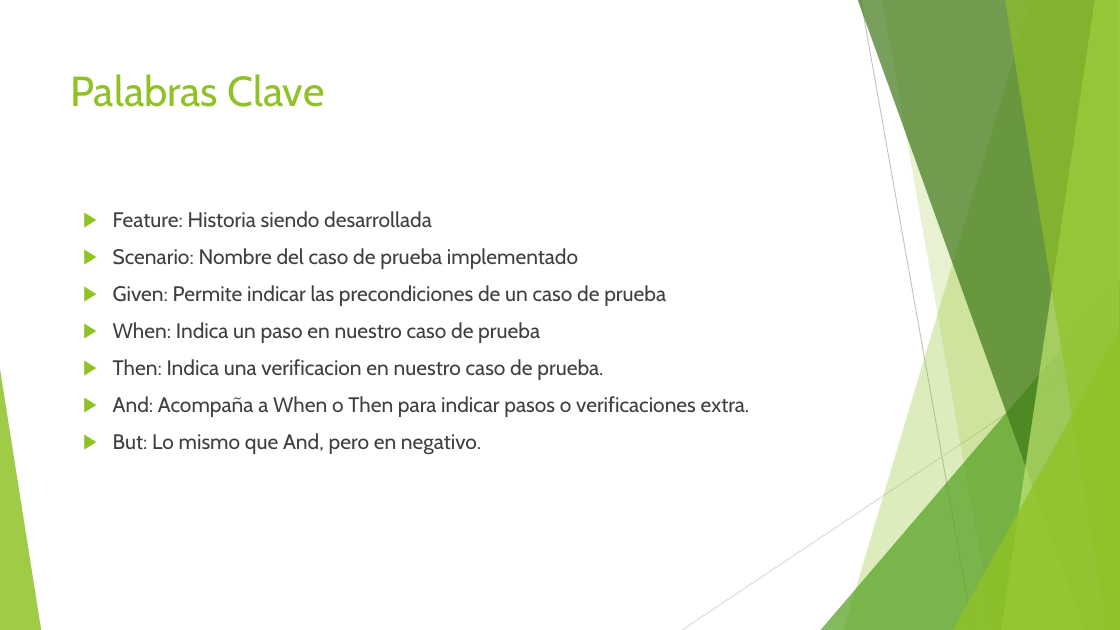
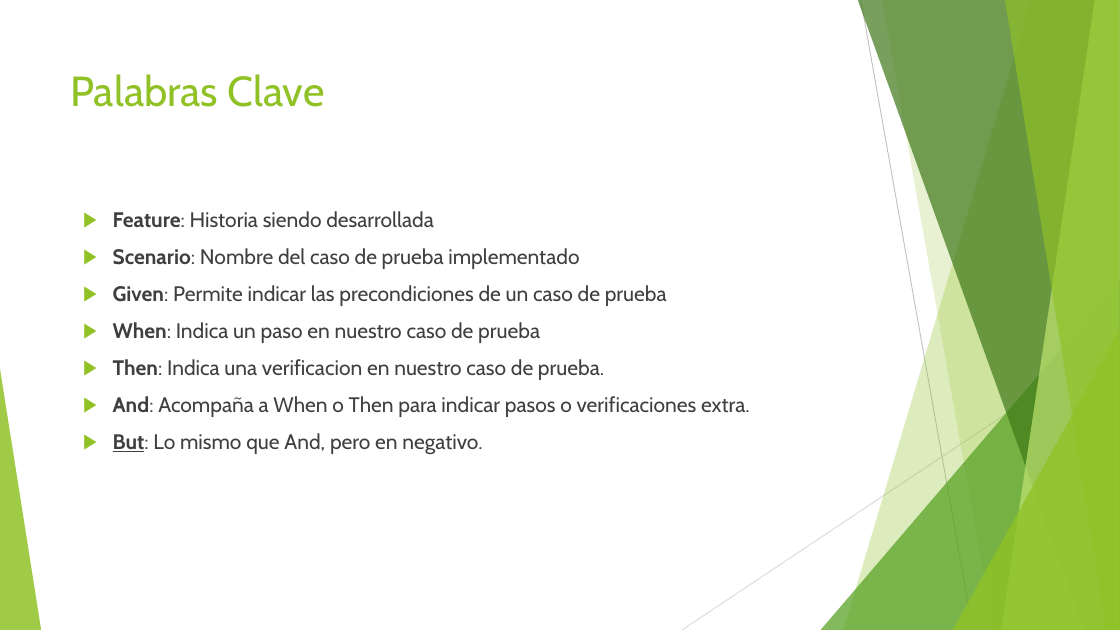
Before and after one commit to jomarnavarro/pepinazo, a slide deck: slide 6 of slides/Selenium Cucumber.pptx. Drawn at 1120x630 pixels with LibreOffice and Linux fonts; fonts in the diff are those of the drawing. Boxes give left, top, right and bottom in pixels: in the first picture for what was removed or moved away, otherwise in the second. Text is boxed around its words. In the diff, an @@ line names an element or a change of style, - is before the commit and + after.

```diff
--- a/slides/Selenium Cucumber.pptx
+++ b/slides/Selenium Cucumber.pptx
@@ text "Feature: Historia siendo desarrollada" at bbox=[113, 211, 750, 454]: bold on in "Feature:", "Scenario:", "Given:", "When:" and 3 more places; underline on in "But:" @@
```
Also in this commit, not shown: 3 other slides changed, 2 slides added.
